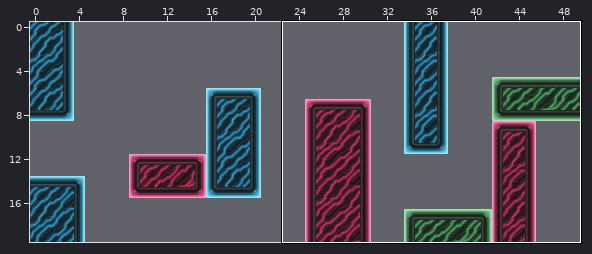
Two versions of a level (Tiled map (JSON), assets/maps/level0.json). The first picture is a wide view before the edit; the outline marks the close-up.
Close-up. Before the edit:
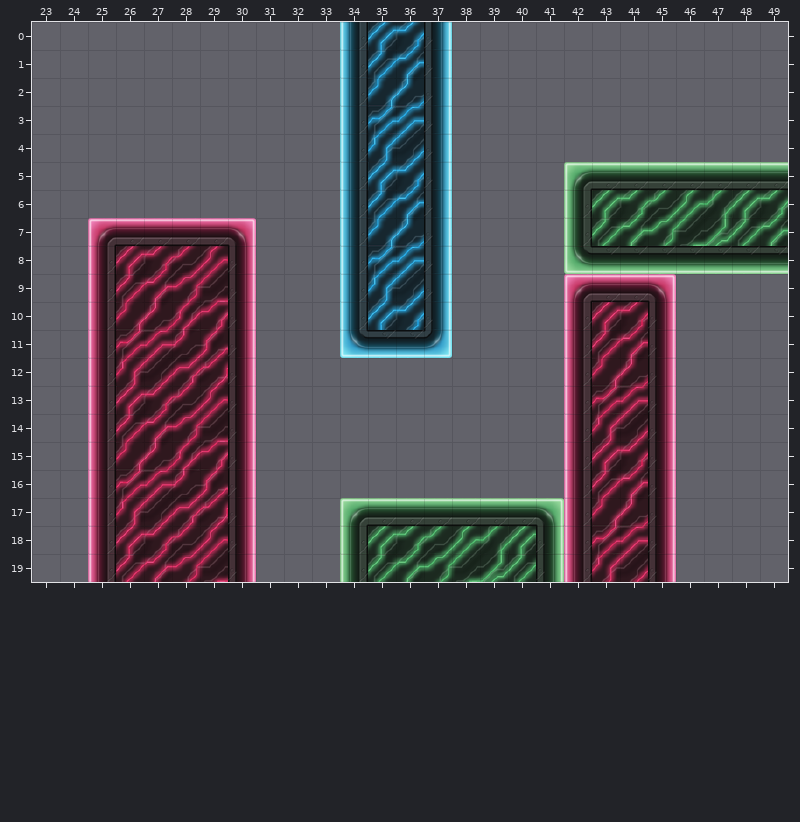
Cells are 32x32 px. Shown: x 23..49, y 0..19. The commit also changed other parts of the map, which this record leaves out.
Now the later version:
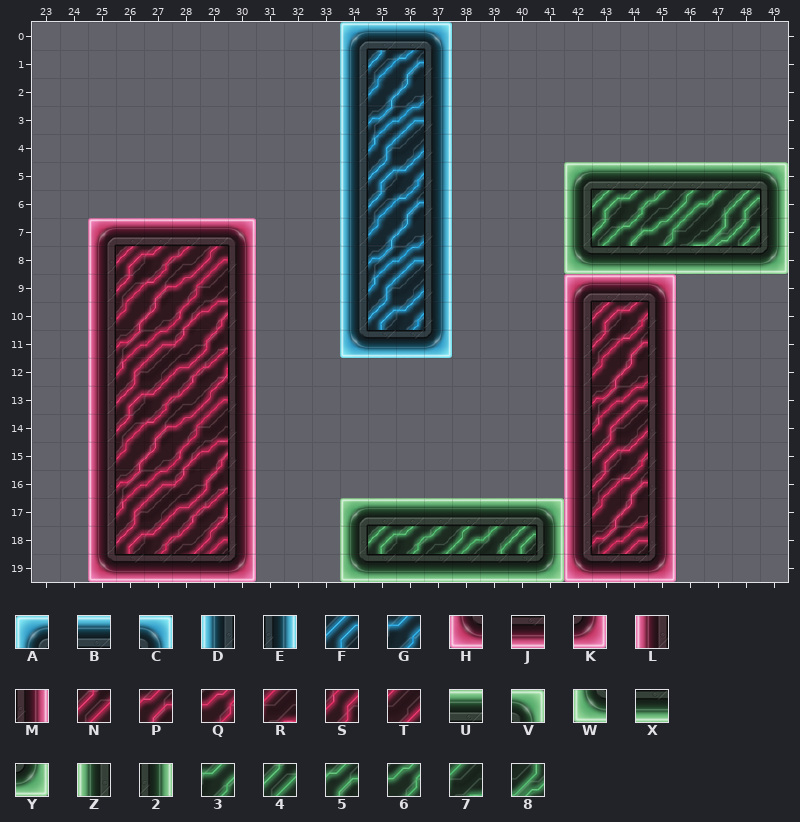
Key: from "texture32": A 0, B 1, C 2, D 6, E 7, F 8, G 9, H 39, J 40, K 41, L 42, M 43, N 49, P 50, Q 51, R 52, S 64, T 65, U 73, V 74, W 75, X 76, Y 77, Z 78, 2 79, 3 81, 4 85, 5 86, 6 87, 7 88, 8 89.
_ is an empty cell.
The edit:
Layer "solid":
Tile 3 gives way to tile 2 in row 6 at x 49.
Tile 5 gives way to tile 2 in row 7 at x 49.
Tile D gives way to tile A in row 0 at x 34.
Tile F gives way to tile B in row 0 at x 35.
Tile G gives way to tile B in row 0 at x 36.
Tile E gives way to tile C in row 0 at x 37.
Tile L gives way to tile H in row 19 at x 25 and 42.
Tile N gives way to tile J in row 19 at x 26.
Tile P gives way to tile J in row 19 at x 27.
Tile Q gives way to tile J in row 19 at x 28.
Tile R gives way to tile J in row 19 at x 29.
Tile S gives way to tile J in row 19 at x 43.
Tile T gives way to tile J in row 19 at x 44.
Tile M gives way to tile K in row 19 at x 30 and 45.
Tile U gives way to tile V in row 5 at x 49.
Tile Z gives way to tile W in row 19 at x 34.
Tile 4 gives way to tile X in row 19 at x 35 and 40.
Tile 5 gives way to tile X in row 19 at x 36.
Tile 6 gives way to tile X in row 19 at x 37.
Tile 7 gives way to tile X in row 19 at x 38.
Tile 8 gives way to tile X in row 19 at x 39.
Tile 2 gives way to tile Y in row 19 at x 41.
Tile X gives way to tile Y in row 8 at x 49.
Boxes around the changes in both close-ups, in picture pixels (x1, y1, x2, y2):
changed: (340, 22, 452, 50)
changed: (760, 162, 788, 274)
changed: (88, 554, 256, 582)
changed: (340, 554, 676, 582)
